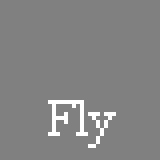
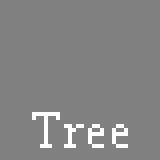
Comparing the layer stacks of the two 160px x 160px images. Changes:
removed layer "Fly" over (48, 100, 116, 148)
renamed "Eraser" to "Tree", showed it, painted on it over (32, 112, 128, 148)
